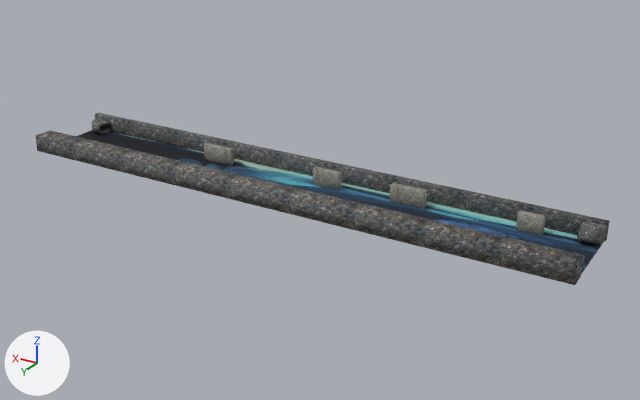
The OBJ model resources/Niveles/nivel3.obj: old version first, new version second.
Camera for both pictures: a 50 mm camera at (-347.0, 1207.0, 563.0) aimed at (343.0, 57.0, -12.0). The axes (+X, +Y, +Z) are drawn at lower left. The lights are the same throughout. Where no turn or scale is listed for an object, it has been applied to the vertices.
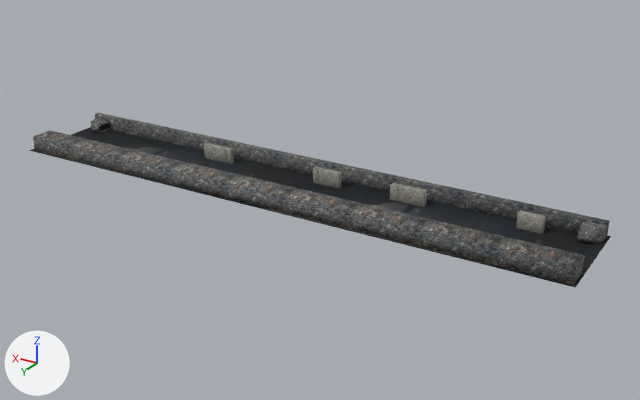
What differs and where, as boxes [x1, y1, x2, y2] in the pictures (640 x 400 px):
'Plane002', recoloured, reshaped (33% narrower, 21% shorter): before [77, 130, 604, 274]; after [256, 174, 611, 288]
'Plane003', added (black): after [29, 127, 310, 207]

What the commit changed:
Picture 'Dark_cave.png' (img_dark_cave_png) is new.
Material '15___Default' (mat_15___default) is new.
Its texture is img_dark_cave_png.
Its roughness is 0.9.
me_plane002 has 4 vertices, 1 face and spans x -103.0..893.0, y -7.0..120.0, z 0.0.
me_plane002 is used by ob_plane002; location (0.0, 0.0, 0.0).
me_plane002 no longer uses material mat_19___default (picture img_cave_interior_background_by_sketcheth_d3kpvx8_jpg).
Part 1, on me_plane002:
Vertex 0 of me_plane002 moves from (-103.0, 120.0, 0.0) at pixel (580, 275) to (-109.0, 166.0, 4.0) at pixel (575, 287).
Vertex 1 of me_plane002 moves from (-103.0, -7.0, 0.0) at pixel (605, 239) to (-109.0, -14.0, 4.0) at pixel (611, 236).
Vertex 2 of me_plane002 moves from (893.0, -7.0, 0.0) to (397.0, -14.0, 4.0).
Vertex 3 of me_plane002 moves from (893.0, 120.0, 0.0) to (397.0, 166.0, 4.0) at pixel (254, 207).
me_plane002 now uses material mat_15___default (picture img_dark_cave_png).
Mesh me_plane003 is new.
It has 4 vertices, 1 face and spans x 394.0..900.0, y -14.0..166.0, z 4.0.
It uses material mat_15___default (picture img_dark_cave_png).
Object 'Plane003' (ob_plane003) is new; it shows me_plane003.
Its location is (0.0, 0.0, 0.0).
